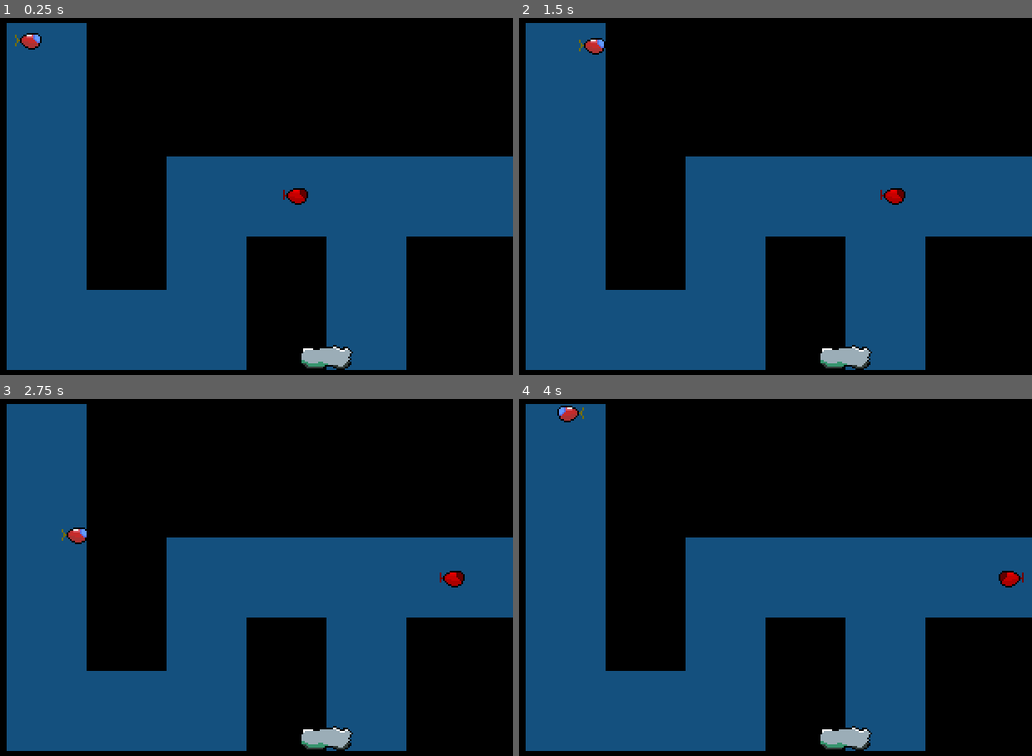
Above: before the commit, frames 1-4 (two rows, left to right).
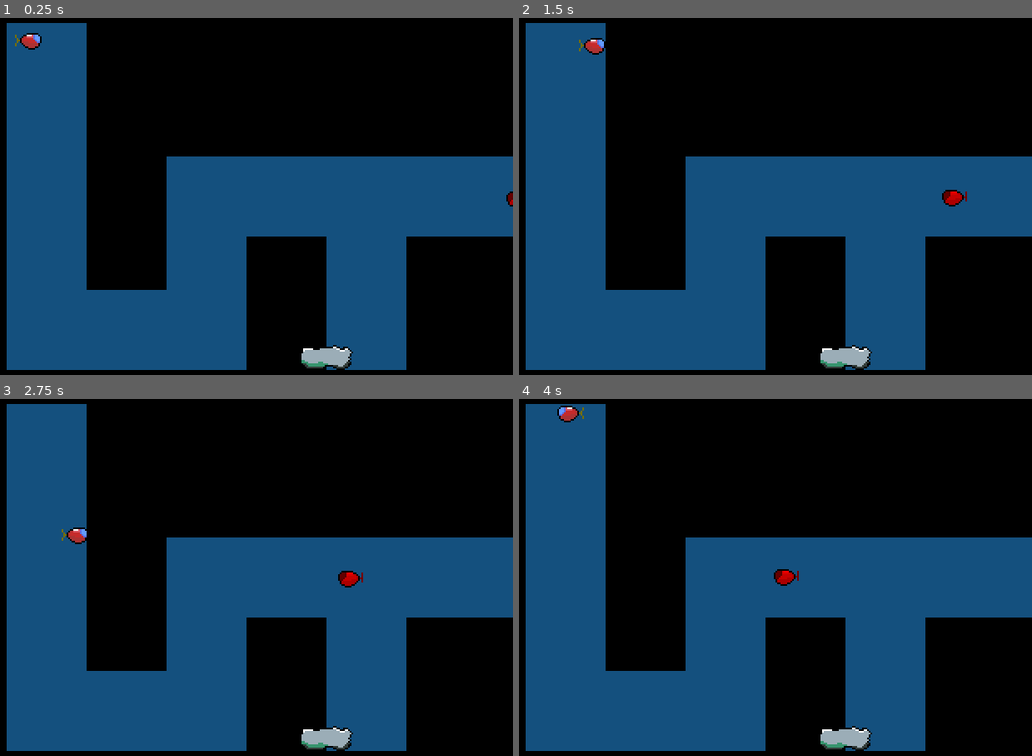
Above: after the commit, the same moments.

Repository: fabiosantoscode/game-deep-trouble
Game: Godot game, scene res://levels/level2.tscn
Same seed, same stepped clock (60 frames per second), same inputs: the game is played once before the commit and once after it. This scene is started directly instead of the project's main scene.
Inputs:
- Up to frame 1 (0.25 s): no input
- Up to frame 2 (1.5 s): hold D (right) 0.53-1.28 s; tap Space (shoot) at 0.6, 1.35 s; hold S (down) from 1.28 s (still down)
- Up to frame 3 (2.75 s): release S (down) at 2.03 s; hold D (right) from 2.03 s (still down); tap Space (shoot) at 2.1 s
- Up to frame 4 (4 s): release D (right) at 2.78 s; hold W (up) 2.78-3.53 s; tap Space (shoot) at 2.85, 3.6 s; hold A (left) from 3.53 s (still down)

The runs differ from the first frame. In frame 1, 0.2% of the frame differs, in the area x 55-100%, y 47-53%; in frame 2, 0.3%, in the area x 70-88%, y 47-53%; in frame 3, 0.3%; in frame 4, 0.3%.

Commit message:
tweaked existing paths

Diff:
--- a/levels/level2.tscn
+++ b/levels/level2.tscn
@@ -25,7 +25,7 @@
 
 [sub_resource type="Curve2D" id="Curve2D_py88r"]
 _data = {
-"points": PackedVector2Array(0, 0, 0, 0, 0, -1, 0, 0, 0, 0, 137, 0, 0, 0, 0, 0, -50, -1, 0, 0, 0, 0, 0, -1)
+"points": PackedVector2Array(0, 0, 0, 0, 136.069, 1, 0, 0, 0, 0, -51, -1, 0, 0, 0, 0, 136.069, 1, 0, 0, 0, 0, 137, 1)
 }
 point_count = 4
 
@@ -43,6 +43,8 @@
 progress_ratio_per_second = 0.1
 
 [node name="Path2D" type="Path2D" parent="EnemySub"]
+position = Vector2(3.79787, 0)
+scale = Vector2(1.07447, 1)
 curve = SubResource("Curve2D_py88r")
 
 [node name="Sub" parent="." instance=ExtResource("5_55gdq")]
--- a/levels/level3.tscn
+++ b/levels/level3.tscn
@@ -25,7 +25,7 @@
 
 [sub_resource type="Curve2D" id="Curve2D_0fm5q"]
 _data = {
-"points": PackedVector2Array(0, 0, 0, 0, -1, -1, 0, 0, 0, 0, 69, 33, 0, 0, 0, 0, 94, 99, 0, 0, 0, 0, 69, 159, 0, 0, 0, 0, 8, 183, 0, 0, 0, 0, -68, 162, 0, 0, 0, 0, -100, 94, 0, 0, 0, 0, -69, 35, 0, 0, 0, 0, -1, -1)
+"points": PackedVector2Array(-21.8649, 0.260296, 21.8649, -0.260296, -1, -1, -12.7545, -12.2339, 12.7545, 12.2339, 69, 33, 0.520592, -18.481, -0.520592, 18.481, 101, 90, 12.4942, -11.7133, -12.4942, 11.7133, 75, 153, 27.8517, -1.82207, -27.8517, 1.82207, 3, 182, 16.3986, 15.0972, -16.3986, -15.0972, -68, 162, 1.04118, 22.3855, -1.04118, -22.3855, -100, 94, -18.2207, 22.1252, 18.2207, -22.1252, -66, 29, -20.5634, -0.520592, 20.5634, 0.520592, -1, -1)
 }
 point_count = 9
 
@@ -43,6 +43,7 @@
 progress_ratio_per_second = 0.05
 
 [node name="Path2D" type="Path2D" parent="EnemySub"]
+position = Vector2(-1, 5)
 curve = SubResource("Curve2D_0fm5q")
 
 [node name="Sub" parent="." instance=ExtResource("4_1xfnq")]
--- a/levels/level4.tscn
+++ b/levels/level4.tscn
@@ -25,9 +25,9 @@
 
 [sub_resource type="Curve2D" id="Curve2D_lpgdq"]
 _data = {
-"points": PackedVector2Array(0, 0, 0, 0, -1, -1, 0, 0, 0, 0, 120, -1, 0, 0, 0, 0, 141, 76, 0, 0, 0, 0, 119, 155, 0, 0, 0, 0, -2, 170, 0, 0, 0, 0, -121, 167, 0, 0, 0, 0, -149, 79, 0, 0, 0, 0, -133, 2, 0, 0, 0, 0, -1, -1)
+"points": PackedVector2Array(-12.9378, -9.24129, 12.9378, 9.24129, 120, -8, -3.23445, -52.9064, 3.23445, 52.9064, 144, 80, 15.4792, -10.3965, -15.4792, 10.3965, 105, 169, 13.8619, 6.23787, -13.8619, -6.23787, -116, 167, -0.693097, 51.2892, 0.693097, -51.2892, -153, 81, -15.0171, 6.4689, 15.0171, -6.4689, -126, -8, -17.0964, -8.08613, 17.0964, 8.08613, 120, -8)
 }
-point_count = 9
+point_count = 7
 
 [node name="Level4" type="Node2D"]
 
@@ -43,6 +43,7 @@
 progress_ratio_per_second = 0.025
 
 [node name="Path2D" type="Path2D" parent="EnemySub"]
+position = Vector2(-4, 0)
 curve = SubResource("Curve2D_lpgdq")
 
 [node name="Sub" parent="." instance=ExtResource("4_cc5tm")]
